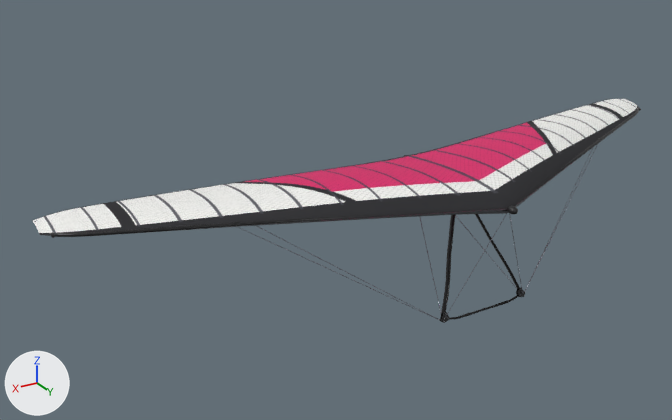
The Blender file assets/source/glider_ww_fusion.blend: old version first, new version second.
Camera for both pictures: a camera (50 mm lens) standing at (7.42, 9.39, 4.69) and looking at (1.19, -1.0, -0.51). The axes (+X, +Y, +Z) are drawn at lower left. The lights are the same throughout. The first picture is the older version.

The first picture shows 'ControlFrame', 'Frame', 'Sail'.
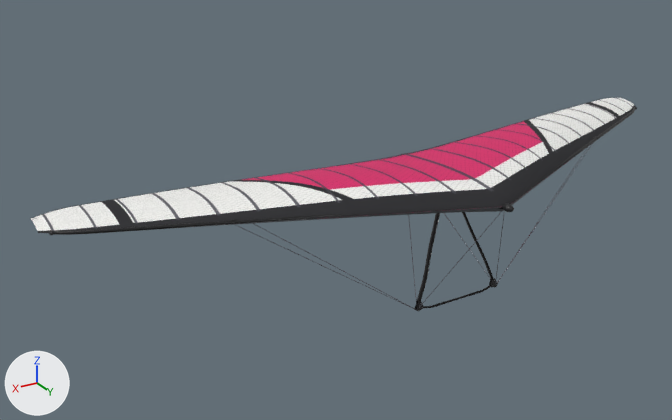
Boxes (x1, y1, x2, y2) around the edits, measured in the pictures (672 x 420 px):
'Sail', moved
    before: (32, 99, 638, 236)
    after: (30, 98, 635, 233)
'ControlFrame', reshaped (6% shorter)
    before: (238, 144, 598, 323)
    after: (234, 143, 593, 311)

Patch to the scene script:
```diff
--- a/assets/source/glider_ww_fusion.blend.py
+++ b/assets/source/glider_ww_fusion.blend.py
@@ me_sail @@
 # used by ob_sail; location = (0.0, 0.0, 0.0)
-me_sail.from_pydata(...)  # 3534 vertices, 3312 faces; spans x -5.2..5.2, y -1.7..1.3, z -0.09..0.26
+me_sail.from_pydata(...)  # 3534 vertices, 3312 faces; spans x -5.2..5.2, y -1.78..1.22, z -0.09..0.26
+# me_sail part 1: the whole mesh is moved by (0.0, -0.08, 0.0)
 me_sail.materials.append(mat_sail_ww_fusion)
@@ me_controlframe @@
 # used by ob_controlframe; location = (0.0, 0.0, 0.0)
-me_controlframe.from_pydata(...)  # 3970 vertices, 1970 faces; spans x -3.12..3.12, y -0.99..1.25, z -1.56..0.09
+me_controlframe.from_pydata(...)  # 3970 vertices, 1970 faces; spans x -3.12..3.12, y -1.07..1.18, z -1.66..0.09
+# me_controlframe part 2: 3334 of 3970 vertices moved; they spanned x -3.12..3.12, y -0.99..1.25, z -1.56..0.08 and now span x -3.12..3.12, y -1.07..1.18, z -1.66..0.08; mean shift (0.0, -0.51, -0.08); largest move (-0.68, 0.89, -1.54) -> (-0.68, 0.31, -1.64)
+# other edits to the shape of me_controlframe do not show in these pictures
 me_controlframe.materials.append(mat_fitting)
```
